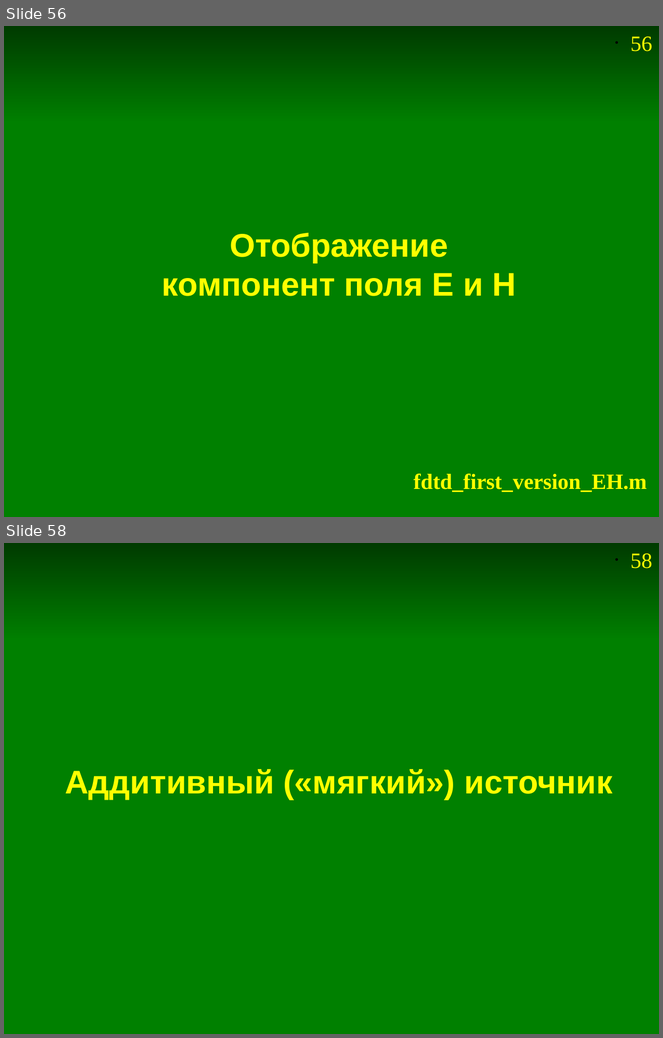
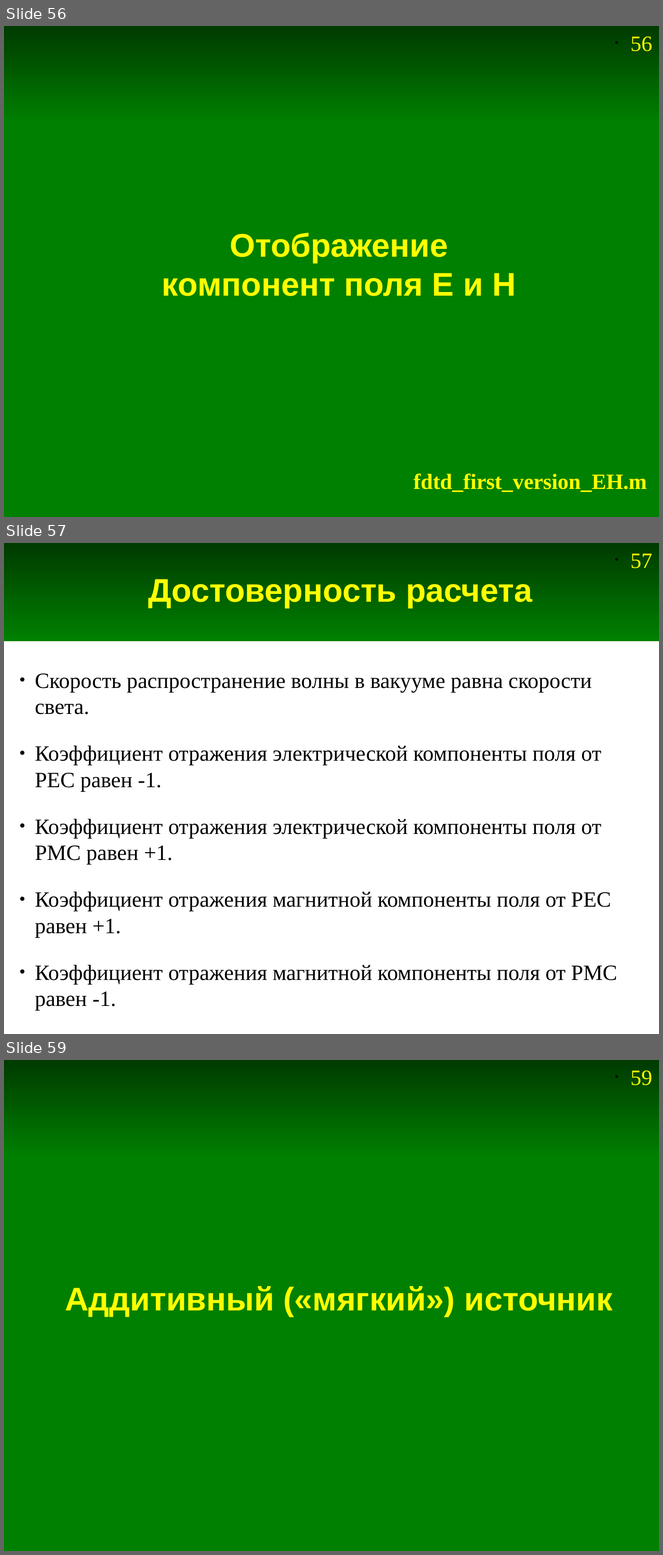
Before and after one commit to andris0147sv/modelling, a slide deck: presentations/2. FDTD.odp. Shown one above the other, each under a label of ours: slides 56 and 58 before the commit, slides 56, 57 and 59 after it; the slides between them are not shown. The pictures are 663x1038 and 663x1555 pixels, drawn with LibreOffice and Linux fonts; fonts in the diff are those of the drawing. Boxes give left, top, right and bottom in pixels: in the first picture for what was removed or moved away, otherwise in the second. Text is boxed around its words. In the diff, an @@ line names an element or a change of style, - is before the commit and + after.

```diff
--- a/presentations/2. FDTD.odp
+++ b/presentations/2. FDTD.odp
@@ slide 57 added at [4, 543, 659, 1034], background #FFFFFF; not listed: 2 template elements that a slide beside it also shows @@
@@ title added at [148, 579, 532, 608], 36 pt, text #FFFF00, bold @@
+Достоверность расчета
@@ text added at [35, 674, 618, 1011], 24 pt, text #000000 @@
+● Скорость распространение волны в вакууме равна скорости света.
+● Коэффициент отражения электрической компоненты поля от PEC равен -1.
+● Коэффициент отражения электрической компоненты поля от PMC равен +1.
+● Коэффициент отражения магнитной компоненты поля от PEC равен +1.
+● Коэффициент отражения магнитной компоненты поля от PMC равен -1.
@@ what was slide 58 is now slide 59 @@
@@ page number at [631, 1070, 652, 1085]: text changed @@
-• 58
+• 59
```
Also in this commit, not shown: 5 slides changed, 1 other slide added, 6 other files.
